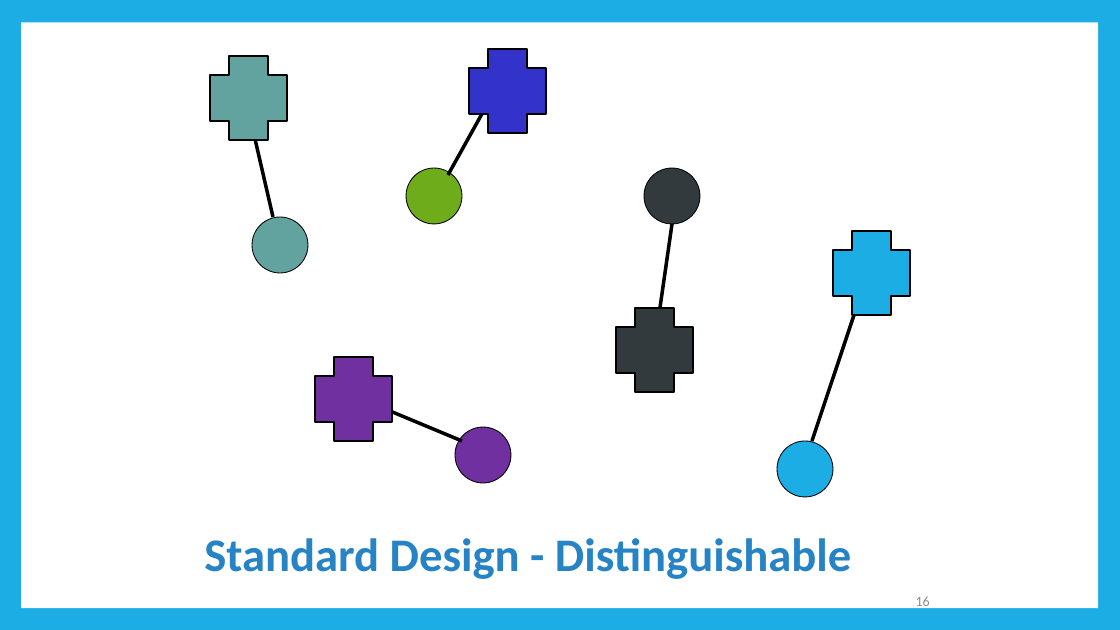
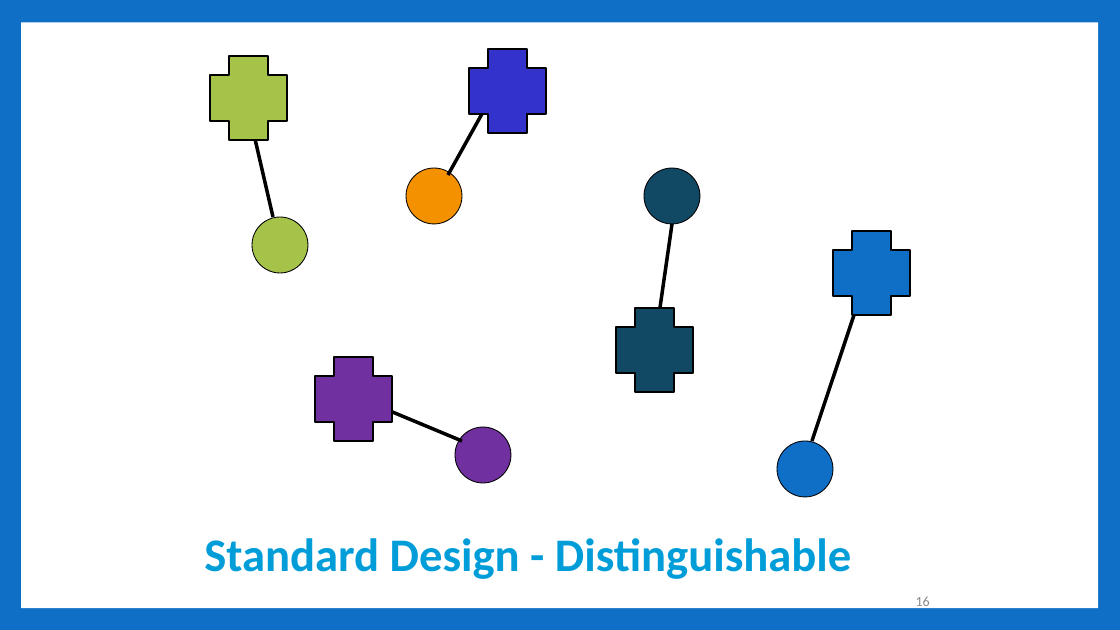
Before and after one commit to RandiLGarcia/smith-r-workshop, a slide deck: slide 16 of docs/Day 3 Slides.pptx. Drawn at 1120x630 pixels with LibreOffice and Linux fonts; fonts in the diff are those of the drawing. Boxes give left, top, right and bottom in pixels: in the first picture for what was removed or moved away, otherwise in the second. Text is boxed around its words. In the diff, an @@ line names an element or a change of style, - is before the commit and + after.

```diff
--- a/docs/Day 3 Slides.pptx
+++ b/docs/Day 3 Slides.pptx
@@ background #1CADE4 to #0F6FC6 @@
@@ plus at box(210, 56, 287, 140): fill #62A39F to #A5C249 @@
@@ ellipse at box(406, 168, 462, 224): fill #6EAC1C to #F49100 @@
@@ ellipse at box(644, 168, 701, 224): fill #333A3E to #114864 @@
@@ ellipse at box(252, 217, 308, 273): fill #62A39F to #A5C249 @@
@@ fill #1CADE4 to #0F6FC6 in 3 elements at box(840, 245, 897, 302), box(777, 441, 833, 497), box(833, 231, 911, 315) @@
@@ plus at box(616, 308, 693, 392): fill #333A3E to #114864 @@
@@ title "Standard Design - Distinguishable" at box(204, 538, 851, 579): text colour #2683C6 to #009DD9 @@
```
Also in this commit, not shown: 62 other slides changed, 60 slides added, 4 other files.
